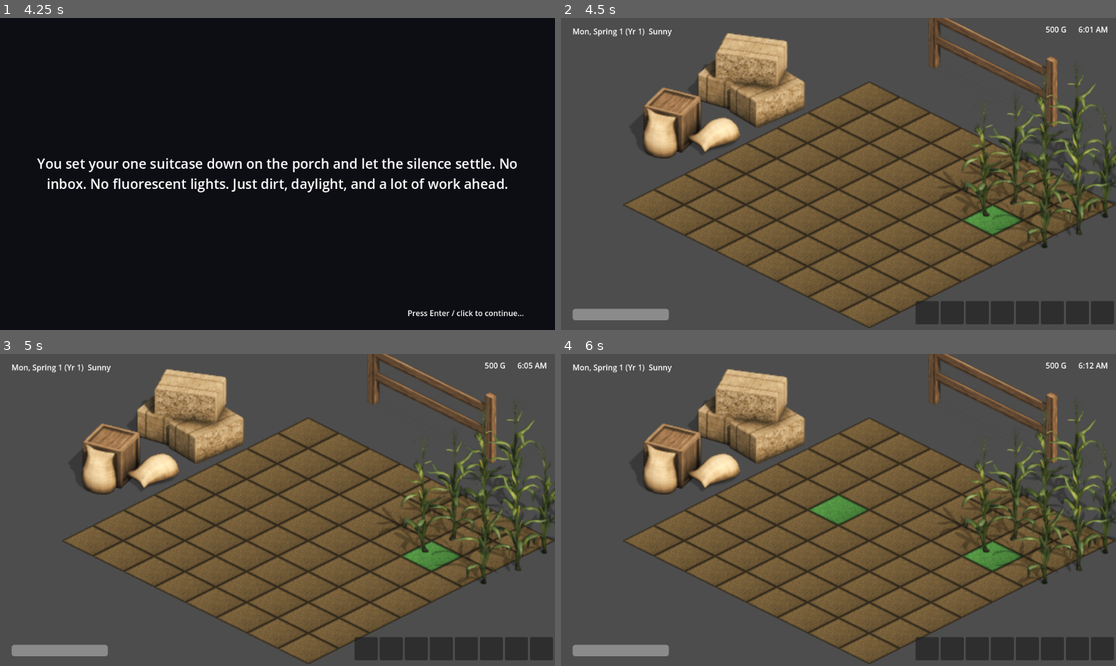
Above: before the commit, frames 1-4 (two rows, left to right).
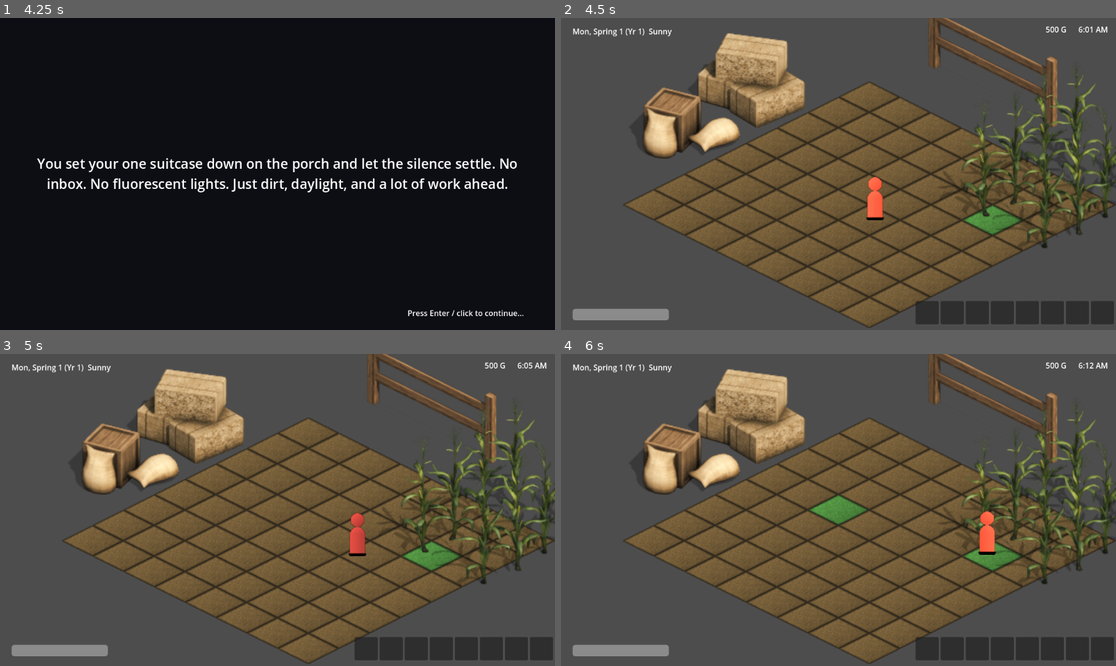
Above: after the commit, the same moments.

Repository: GRITui/story-of-country-side
Game: Godot game, scene res://scenes/ui/TitleScreen.tscn
Two runs of this game, one before a commit and one after it. Both use one fixed random seed, a clock stepped at 60 frames per second and the inputs below.
Inputs (mouse positions are in pixels of both pictures, inside the frame that each line leads up to):
- Up to frame 1 (4.25 s): click "New Game" at 0.5 s; tap Enter (ui_accept) at 1.25, 1.52, 2, 2.75, 3.5 s; move the mouse to (399, 158) at 1.27 s; click (399, 158) at 1.42 s; drag from (166, 189) to (249, 236) at 2.02 s; move the mouse to (333, 105) at 2.77 s; click (333, 105) at 2.92 s; drag from (249, 236) to (111, 127) at 3.52 s
- Up to frame 2 (4.5 s): tap Enter (ui_accept) at 4.25 s; move the mouse to (1005, 220) at 4.27 s; click (1005, 220) at 4.42 s
- Up to frame 3 (5 s): tap Enter (ui_accept) at 4.52 s
- Up to frame 4 (6 s): drag from (672, 463) to (755, 432) at 5.02 s; move the mouse to (866, 510) at 5.77 s; click (866, 510) at 5.92 s

Frame 1 is identical in both runs. In frame 2, 0.3% of the frame differs, in the area x 54-59%, y 50-65%; in frame 3, 0.3%; in frame 4, 0.4%, in the area x 75-79%, y 50-65%.

Commit message:
Frontend #100: visible player avatar in world scenes
Adds scripts/world/player_avatar.gd (PlayerAvatar, Node2D) -- a
bottom-anchored placeholder sprite via the existing ProceduralCharacterArt
generator (same one NPCController already uses), tinted a fixed warm-red
distinct from any NPC's name-hashed tint. Replaces the "disembodied
cursor" interaction model issue #100 describes: every world scene
(Farm/Ranch/Mine/Forage) now instantiates one at its grid's center anchor
in _ready(), moves it toward the clicked tile on every _handle_tile_click
call, and pulses a brief tint on the sprite when that click's tool action
actually succeeds (plant/water/harvest, feed/brush/collect, break_rock/
descend_ladder, gather).

Per #100's own ask list:
1. One simple placeholder sprite per world scene -- done.
2. Pseudo-moves toward the last tile clicked, 4-dir facing via flip_h --
   done; no full walk-cycle animation (explicitly not required v1).
3. Tool-use feedback: a brief tint pulse on a successful action -- done.
4. Position persists across actions within the same scene visit (ordinary
   child node, not recreated per click) -- done. Reset per scene swap
   (main_controller.travel_to() frees the whole scene) is accepted as
   fine for v1, per the issue's own text.

Explicitly out of scope, per the issue: collision physics, a free
camera, a clothing system, animation sets beyond facing+swing, and any
control scheme (#101 is a separate issue) -- this doesn't touch input
handling beyond reusing each scene's existing click-to-interact handler.

No backend surface touched -- this is pure presentation, same tier as
npc_controller.gd, using only each manager's existing public methods'
return values (bool / Dictionary) to decide whether to pulse. No new
backend state needed since position stays scene-local per #100's own v1
acceptance of reset-on-scene-swap.

Verification: headless boot of scenes/Main.tscn via Godot 4.3.stable
(matching project.godot's config/features) -- clean, no errors -- and the
full tests/TestRunner.tscn suite: 992/992 checks passing (no new tests
added; this repo's existing scene-level test helpers instantiate each
world scene by exact class type, and the existing FarmScene/RanchScene/
MineScene/ForageScene test suites already exercise _handle_tile_click's
control flow, so the avatar's move_to()/pulse_tool_use() calls are
covered indirectly through those same paths without needing dedicated
PlayerAvatar unit tests).

Follow-up gaps (not this task's scope):
- Depends on #101 (real input map) for any actual player-driven movement
  scheme beyond this click-to-pseudo-move stand-in.
- #102 (visible NPCs) can reuse this same PlayerAvatar/ProceduralCharacterArt
  layer, per the issue's own text.

Co-Authored-By: Claude Sonnet 5 <noreply@anthropic.com>
Claude-Session: https://claude.ai/code/session_013dAVuoDbnPXaTn6VBGKrvV

Diff:
--- a/scripts/world/farm_scene.gd
+++ b/scripts/world/farm_scene.gd
@@ -106,11 +106,13 @@
 ]
 
 @onready var _tilemap: TileMap = $TileMap
+var _player_avatar: PlayerAvatar
 
 func _ready() -> void:
 	_build_tileset()
 	_render_all_plots()
 	_add_decorative_props()
+	_add_player_avatar()
 
 	FarmPlotManager.crop_planted.connect(_on_crop_planted)
 	FarmPlotManager.crop_watered.connect(_on_crop_watered)
@@ -146,6 +148,15 @@
 		sprite.position = _tilemap.map_to_local(prop["grid_pos"])
 		add_child(sprite)
 
+## Player avatar (#100): places a PlayerAvatar at the grid's center anchor
+## on scene entry -- see player_avatar.gd's own docstring for why a scene-
+## local reset-per-entry is acceptable v1. Every subsequent tile click
+## moves it toward the clicked cell (see _handle_tile_click).
+func _add_player_avatar() -> void:
+	_player_avatar = PlayerAvatar.new()
+	_player_avatar.position = _tilemap.map_to_local(Vector2i(GRID_WIDTH / 2, GRID_HEIGHT / 2))
+	add_child(_player_avatar)
+
 ## Re-derives a tile's visual state from FarmPlotManager.get_plot() -- the
 ## single source of truth -- rather than tracking any scene-local duplicate
 ## state, same "no duplicate state" discipline HUD's docstring calls out.
@@ -205,10 +216,14 @@
 func _handle_tile_click(position: Vector2i) -> void:
 	if not _in_grid(position):
 		return
+	_player_avatar.move_to(_tilemap.map_to_local(position))
 	var plot: FarmPlot = FarmPlotManager.get_plot(position)
+	var acted := false
 	if plot == null or plot.is_empty():
-		FarmPlotManager.plant(position, PLACEHOLDER_PLANT_CROP_ID)
+		acted = FarmPlotManager.plant(position, PLACEHOLDER_PLANT_CROP_ID)
 	elif plot.harvest_ready:
-		FarmPlotManager.harvest(position)
+		acted = not FarmPlotManager.harvest(position).is_empty()
 	elif not plot.watered_today:
-		FarmPlotManager.water(position)
+		acted = FarmPlotManager.water(position)
+	if acted:
+		_player_avatar.pulse_tool_use()
--- a/scripts/world/forage_scene.gd
+++ b/scripts/world/forage_scene.gd
@@ -75,10 +75,12 @@
 const ATLAS_SOURCE_ID := 0
 
 @onready var _tilemap: TileMap = $TileMap
+var _player_avatar: PlayerAvatar
 
 func _ready() -> void:
 	_build_tileset()
 	_populate_and_render_all_nodes()
+	_add_player_avatar()
 
 	ForagingManager.forage_gathered.connect(_on_forage_gathered)
 	ForagingManager.forage_node_rerolled.connect(_on_forage_node_rerolled)
@@ -94,6 +96,12 @@
 			var position := Vector2i(x, y)
 			ForagingManager.register_node(position) # no-op if already registered
 			_refresh_tile(position)
+
+## Player avatar (#100): mirrors farm_scene.gd's _add_player_avatar.
+func _add_player_avatar() -> void:
+	_player_avatar = PlayerAvatar.new()
+	_player_avatar.position = _tilemap.map_to_local(Vector2i(GRID_WIDTH / 2, GRID_HEIGHT / 2))
+	add_child(_player_avatar)
 
 func _refresh_tile(position: Vector2i) -> void:
 	_paint_tile(position, _node_state(position))
@@ -131,5 +139,7 @@
 func _handle_tile_click(position: Vector2i) -> void:
 	if not _in_grid(position):
 		return
+	_player_avatar.move_to(_tilemap.map_to_local(position))
 	if ForagingManager.is_available(position):
-		ForagingManager.gather(position)
+		if not ForagingManager.gather(position).is_empty():
+			_player_avatar.pulse_tool_use()
--- a/scripts/world/mine_scene.gd
+++ b/scripts/world/mine_scene.gd
@@ -101,11 +101,13 @@
 ]
 
 @onready var _tilemap: TileMap = $TileMap
+var _player_avatar: PlayerAvatar
 
 func _ready() -> void:
 	_build_tileset()
 	_render_all_tiles()
 	_add_decorative_props()
+	_add_player_avatar()
 
 	MiningManager.rock_broken.connect(_on_rock_broken)
 	MiningManager.floor_descended.connect(_on_floor_descended)
@@ -147,6 +149,16 @@
 		sprite.position = _tilemap.map_to_local(positions[i])
 		add_child(sprite)
 
+## Player avatar (#100): mirrors farm_scene.gd's _add_player_avatar.
+## Anchored at the floor's center (from get_floor_size(), same "don't
+## hardcode a size this scene doesn't own" discipline _add_decorative_props
+## already follows), moved toward each clicked tile thereafter.
+func _add_player_avatar() -> void:
+	var floor_size := MiningManager.get_floor_size()
+	_player_avatar = PlayerAvatar.new()
+	_player_avatar.position = _tilemap.map_to_local(Vector2i(floor_size.x / 2, floor_size.y / 2))
+	add_child(_player_avatar)
+
 func _refresh_tile(tile: Vector2i) -> void:
 	_paint_tile(tile, _tile_state(tile))
 
@@ -185,7 +197,11 @@
 func _handle_tile_click(tile: Vector2i) -> void:
 	if not _in_grid(tile):
 		return
+	_player_avatar.move_to(_tilemap.map_to_local(tile))
+	var acted := false
 	if tile == MiningManager.get_ladder_position():
-		MiningManager.descend_ladder()
+		acted = MiningManager.descend_ladder()
 	elif MiningManager.has_rock(tile):
-		MiningManager.break_rock(tile)
+		acted = not MiningManager.break_rock(tile).is_empty()
+	if acted:
+		_player_avatar.pulse_tool_use()
--- /dev/null
+++ b/scripts/world/player_avatar.gd
@@ -0,0 +1,107 @@
+extends Node2D
+class_name PlayerAvatar
+## Frontend (#100): the player's own on-screen representation in every world
+## scene -- previously a disembodied cursor, per the issue's own framing
+## ("Player avatar: a visible main character in world scenes (you are
+## currently a disembodied cursor)"). Adds a bottom-anchored Sprite2D
+## placeholder using the same ProceduralCharacterArt generator
+## NPCController already uses (see that file's and
+## scripts/npc/procedural_character_art.gd's docstrings for the "no
+## image-generation tool / no illustrated art asset" disclosure this
+## shares), tinted a fixed PLAYER_COLOR distinct from any NPC's
+## name-hashed tint, so the player always reads as the same visual
+## identity across scenes and never coincidentally matches an NPC.
+##
+## Minimal viable embodiment per #100's own ask list:
+## 1. One simple player sprite placed in each world scene at a sensible
+##    anchor -- see farm_scene.gd et al's _add_player_avatar().
+## 2. Pseudo-moves toward the last tile clicked (move_to()), with 4-dir
+##    facing via flip_h on horizontal movement. No full walk-cycle
+##    animation -- explicitly not required v1 per the issue.
+## 3. Tool-use feedback: pulse_tool_use() briefly tints the sprite when a
+##    tool action actually fires on the clicked tile. Callers (each world
+##    scene's own _handle_tile_click) decide when that counts -- this node
+##    has no opinion on which manager call constitutes "tool use".
+## 4. Position persists across actions within the same scene visit simply
+##    by being an ordinary child node that isn't recreated on every click.
+##    A scene swap (main_controller.travel_to()) frees the whole world
+##    scene -- this node included -- and the next scene's _ready() places
+##    a fresh one at its own anchor. That's "reset per scene swap", which
+##    #100 explicitly accepts as fine for v1.
+##
+## Explicitly NOT built here, per the issue's own "out of scope v1" list:
+## collision physics, a free camera, a clothing system, or animation sets
+## beyond facing+swing. This also introduces no control scheme (#101 is a
+## separate, later issue) -- world scenes already drive movement by
+## calling move_to() with whatever position their own existing
+## click-to-interact handler resolved, so no new input handling is added
+## by this node itself; the interaction model stays click-to-act, this
+## just gives the click somewhere visible to send a body.
+
+signal arrived()
+
+const SPRITE_HEIGHT_PX := 48
+## Fixed warm-red tint, deliberately outside NPCController's own
+## hue/sat/val band (name-hashed hue at 0.45 sat / 0.85 val) so the player
+## never coincidentally renders the same color as an NPC.
+const PLAYER_COLOR := Color(0.82, 0.28, 0.24)
+const ARRIVAL_THRESHOLD_PX := 1.0
+## Brief brightening multiplier applied to the sprite's modulate for the
+## tool-swing feedback pulse (#100 ask item 3).
+const SWING_PULSE_COLOR := Color(1.5, 1.5, 1.15)
+
+@export var move_speed_px_per_sec: float = 90.0
+
+var _target_position: Vector2
+var _has_target := false
+var _sprite: Sprite2D
+
+func _ready() -> void:
+	_sprite = _build_sprite()
+	add_child(_sprite)
+	_target_position = position
+	_has_target = true
+
+func _build_sprite() -> Sprite2D:
+	var texture := ProceduralCharacterArt.build_silhouette_texture(PLAYER_COLOR, SPRITE_HEIGHT_PX)
+	var sprite := Sprite2D.new()
+	sprite.texture = texture
+	sprite.centered = false
+	sprite.offset = Vector2(-texture.get_width() / 2.0, -texture.get_height())
+	return sprite
+
+## Sets a new movement target in this scene's local coordinate space.
+## Callers pass whatever local position their own tile-click handler
+## already resolved (typically _tilemap.map_to_local(cell)) -- this node
+## never resolves tile coordinates itself, so it stays agnostic to
+## whichever grid shape (farm/ranch/mine/forage) the calling scene uses.
+func move_to(target: Vector2) -> void:
+	_target_position = target
+	_has_target = true
+
+func _process(delta: float) -> void:
+	if not _has_target:
+		return
+	var to_target := _target_position - position
+	var dist := to_target.length()
+	if dist <= ARRIVAL_THRESHOLD_PX:
+		if position != _target_position:
+			position = _target_position
+			arrived.emit()
+		return
+	if absf(to_target.x) > 0.5:
+		_sprite.flip_h = to_target.x < 0.0
+	var step := move_speed_px_per_sec * delta
+	if step >= dist:
+		position = _target_position
+		arrived.emit()
+	else:
+		position += to_target.normalized() * step
+
+## Tool-use feedback (#100 ask item 3): a brief tint pulse on the sprite.
+## Call this right after a world scene's own tool-action call succeeds
+## (e.g. FarmPlotManager.water() actually watering a plot).
+func pulse_tool_use() -> void:
+	var tween := create_tween()
+	tween.tween_property(_sprite, "modulate", SWING_PULSE_COLOR, 0.08)
+	tween.tween_property(_sprite, "modulate", Color.WHITE, 0.12)
--- a/scripts/world/ranch_scene.gd
+++ b/scripts/world/ranch_scene.gd
@@ -88,10 +88,12 @@
 const ATLAS_SOURCE_ID := 0
 
 @onready var _tilemap: TileMap = $TileMap
+var _player_avatar: PlayerAvatar
 
 func _ready() -> void:
 	_build_tileset()
 	_render_all_pens()
+	_add_player_avatar()
 
 	AnimalManager.animal_added.connect(_on_animal_added)
 	AnimalManager.animal_fed.connect(_on_animal_changed)
@@ -107,6 +109,14 @@
 	for x in range(GRID_WIDTH):
 		for y in range(GRID_HEIGHT):
 			_refresh_tile(Vector2i(x, y))
+
+## Player avatar (#100): mirrors farm_scene.gd's _add_player_avatar --
+## placed at the pen grid's center anchor on scene entry, moved toward each
+## clicked pen thereafter.
+func _add_player_avatar() -> void:
+	_player_avatar = PlayerAvatar.new()
+	_player_avatar.position = _tilemap.map_to_local(Vector2i(GRID_WIDTH / 2, GRID_HEIGHT / 2))
+	add_child(_player_avatar)
 
 ## Deterministic position <-> animal_id mapping -- see class docstring for
 ## why this scene derives ids from position rather than tracking a separate
@@ -172,13 +182,17 @@
 func _handle_tile_click(position: Vector2i) -> void:
 	if not _in_grid(position):
 		return
+	_player_avatar.move_to(_tilemap.map_to_local(position))
 	var animal_id := _animal_id_for_position(position)
 	var animal: Animal = AnimalManager.get_animal(animal_id)
+	var acted := false
 	if animal == null:
-		AnimalManager.add_animal(animal_id, PLACEHOLDER_SPECIES_ID)
+		acted = AnimalManager.add_animal(animal_id, PLACEHOLDER_SPECIES_ID)
 	elif not animal.fed_today:
-		AnimalManager.feed(animal_id)
+		acted = AnimalManager.feed(animal_id)
 	elif not animal.brushed_today:
-		AnimalManager.brush(animal_id)
+		acted = AnimalManager.brush(animal_id)
 	elif animal.product_ready:
-		AnimalManager.collect_product(animal_id)
+		acted = not AnimalManager.collect_product(animal_id).is_empty()
+	if acted:
+		_player_avatar.pulse_tool_use()
